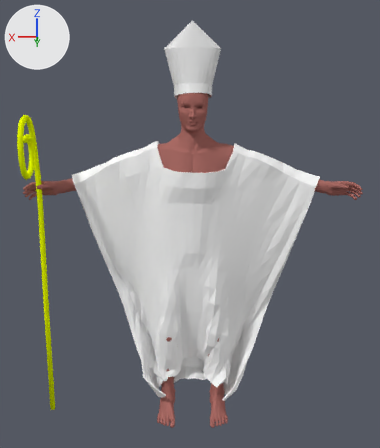
An edit to the Blender file Unity/Assets/Models/Characters/Player/NPC/Prietser.blend, drawn before and after from the same camera.
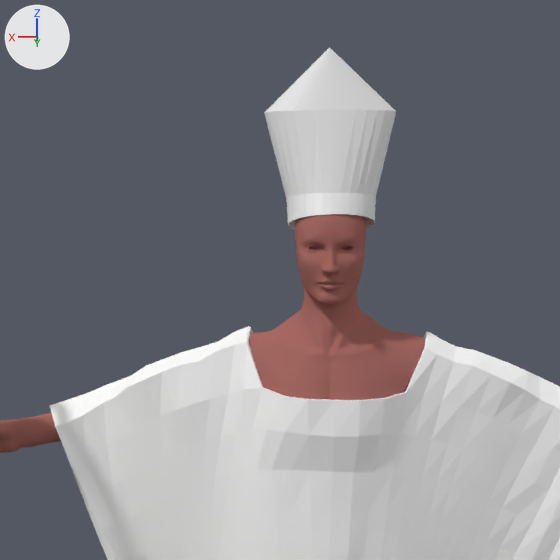
There are two pictures of each version: one whole from a camera (50 mm lens) standing at (0.04, 19.35, 12.27) and looking at (0.1, 0.3, 7.89), one close up on the part from 13% to 77% of the width and 0% to 54% of the height. Lighting does not change. The marker at upper left points along +X, +Y and +Z.

Objects in the first close-up: 'Lijf', 'Mijter', 'Tabbert'.
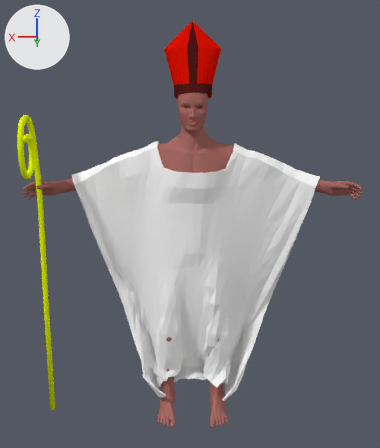
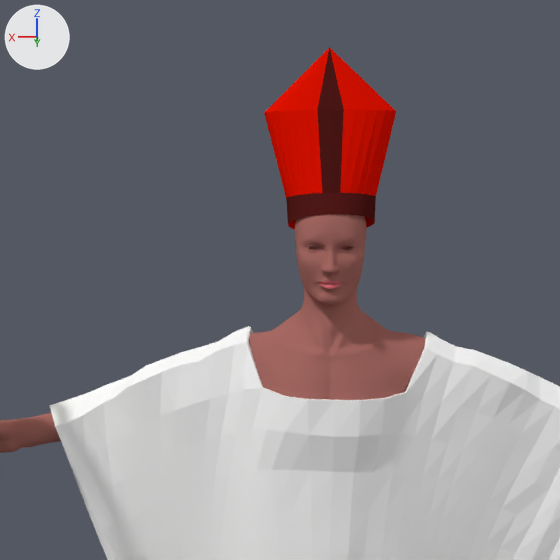
Commit message: Hoed priester ingekleurd

Boxes (x1, y1, x2, y2) around the edits, measured in the close-ups (560 x 560 px):
part 1 of me_circle_001, recoloured: (288, 217, 375, 229) in both
part 2 of me_circle_001, recoloured (white to red): (264, 47, 395, 113) in both
part 3 of me_circle_001, recoloured (grey to red): (340, 110, 396, 197) in both
part 4 of me_circle_001, recoloured (grey to red): (264, 110, 322, 198) in both
part 5 of me_circle_001, recoloured (white to red): (286, 193, 376, 223) in both
part 6 of me_circle_001, recoloured (white to red): (317, 48, 344, 110) in both
part 7 of me_circle_001, recoloured (grey to red): (317, 110, 344, 193) in both

What the commit changed:
Material 'Material.001' (mat_material_001) is new.
Its base color is (0.0835, 0.0104, 0.00973) (dark red #521a19).
Material 'Mijter' (mat_mijter) is new.
Its base color is (0.8, 0.00671, 0.0) (red #e71300).
me_circle_001 has 130 vertices, 160 faces and spans x -0.99..1.01, y -1.43..1.62, z -2.65..0.05.
me_circle_001 is used by ob_mijter; location (0.0, 0.0, 15.0); scale (1.0, 0.5, 1.0).
me_circle_001 part 1: all 32 faces centred in x -0.45..0.43, y -0.96..1.02, z -2.41..-2.24 switch from no material to mat_mijter (red #e71300).
me_circle_001 part 2: all 28 faces centred in x -0.48..0.51, y -0.45..0.22, z -0.42..-0.41 switch from no material to mat_mijter (red #e71300).
me_circle_001 part 3: all 14 faces centred in x -0.84..-0.24, y -1.08..0.83, z -1.53..-1.48 switch from no material to mat_mijter (red #e71300).
me_circle_001 part 4: all 14 faces centred in x 0.24..0.83, y -1.07..0.84, z -1.53..-1.48 switch from no material to mat_mijter (red #e71300).
me_circle_001 part 5: 32 of the faces centred in x -0.68..0.66, y -1.39..1.39, z -2.42..-2.23 switch from no material to mat_material_001 (dark red #521a19).
me_circle_001 part 6: 2 of the faces centred in x -0.04..0.06, y 0.23, z -0.41 switch from no material to mat_material_001 (dark red #521a19).
me_circle_001 part 7: 2 of the faces centred in x -0.09..0.08, y 0.87..0.88, z -1.48 switch from no material to mat_material_001 (dark red #521a19).
